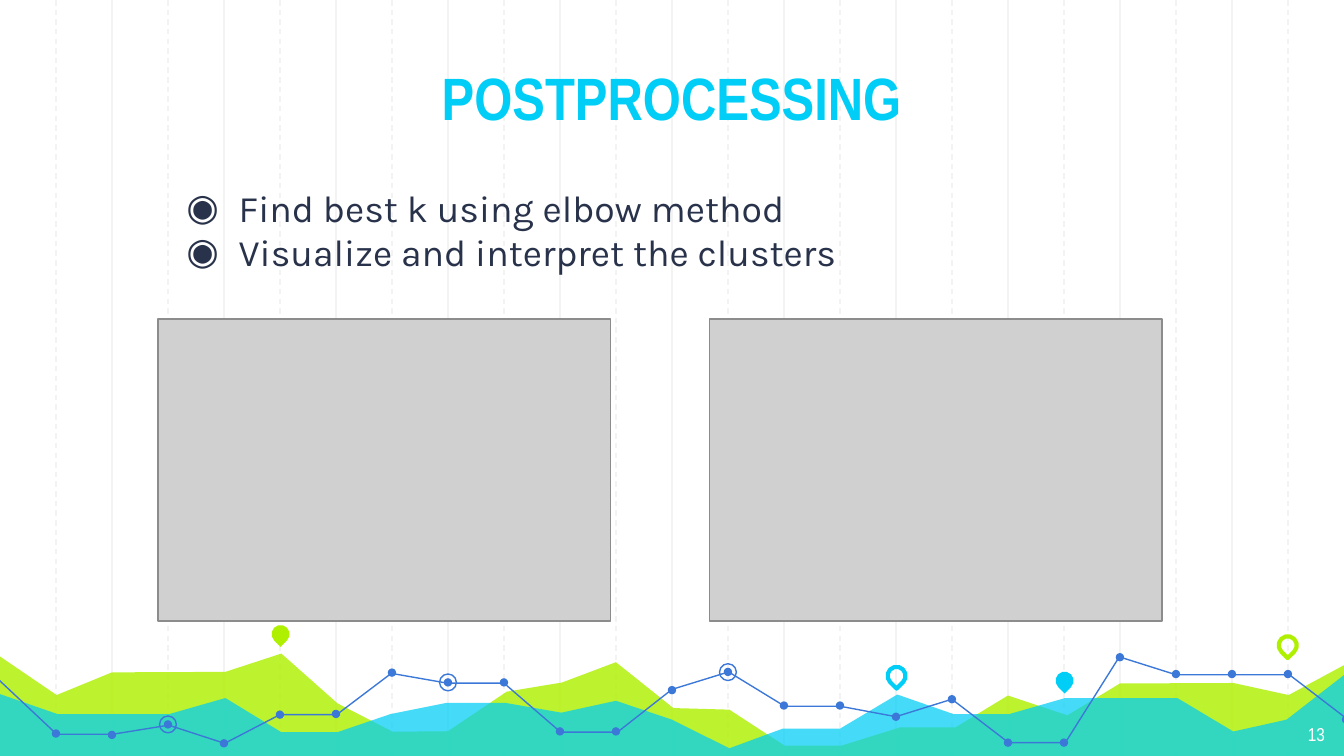
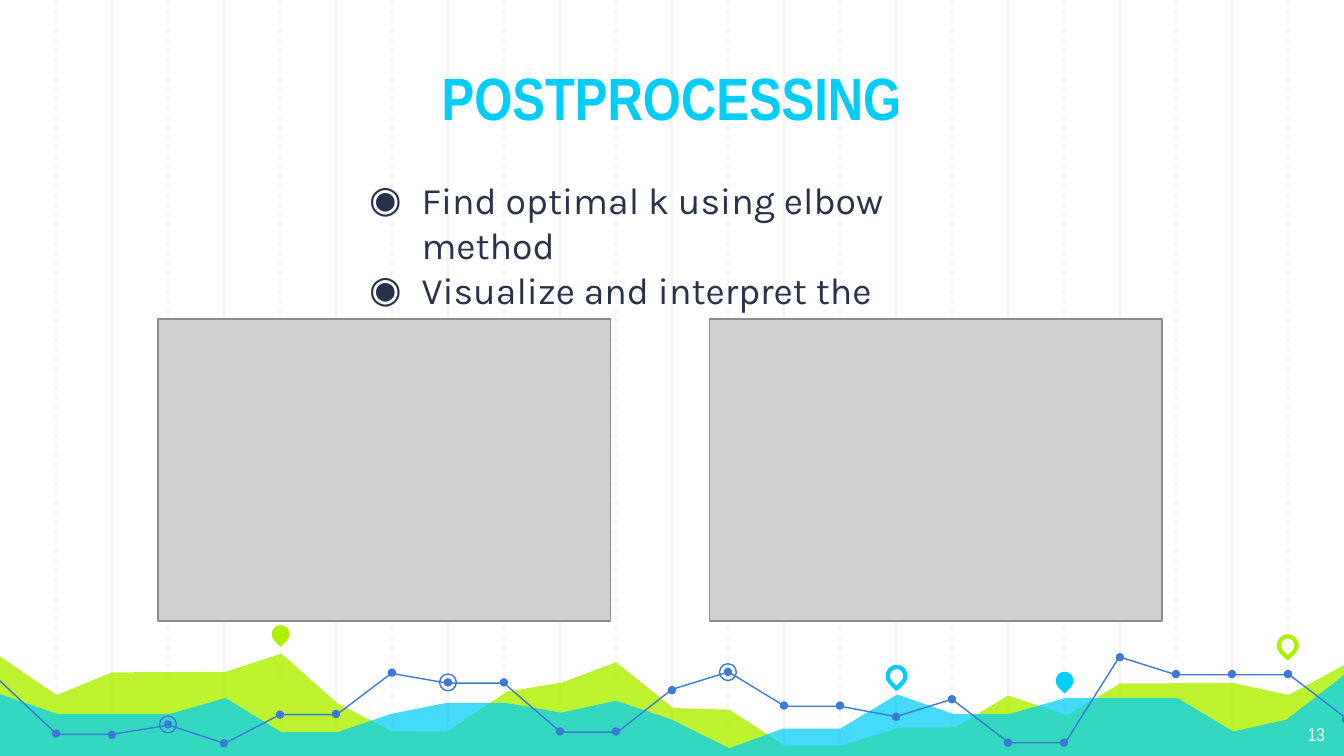
Before and after one commit to Andyayk/app, a slide deck: slide 13 of Graph Based Search.pptx. Drawn at 1344x756 pixels with LibreOffice and Linux fonts; fonts in the diff are those of the drawing; grey boxes stand for pictures. Boxes give left, top, right and bottom in pixels: in the first picture for what was removed or moved away, otherwise in the second. Text is boxed around its words. In the diff, an @@ line names an element or a change of style, - is before the commit and + after.

```diff
--- a/Graph Based Search.pptx
+++ b/Graph Based Search.pptx
@@ text "Find optimal k using elbow ...": place and size @@
-text "Find optimal k using elbow ..." at <box>239,196,836,275</box>
+text "Find optimal k using elbow ..." at <box>422,188,883,320</box>
@@ text at <box>422,188,883,260</box>: text changed @@
-◉ Find best k using elbow method
+◉ Find optimal k using elbow method
```
Also in this commit, not shown: 5 other slides changed, 1 slide added, 1 slide removed, 1 other file.
